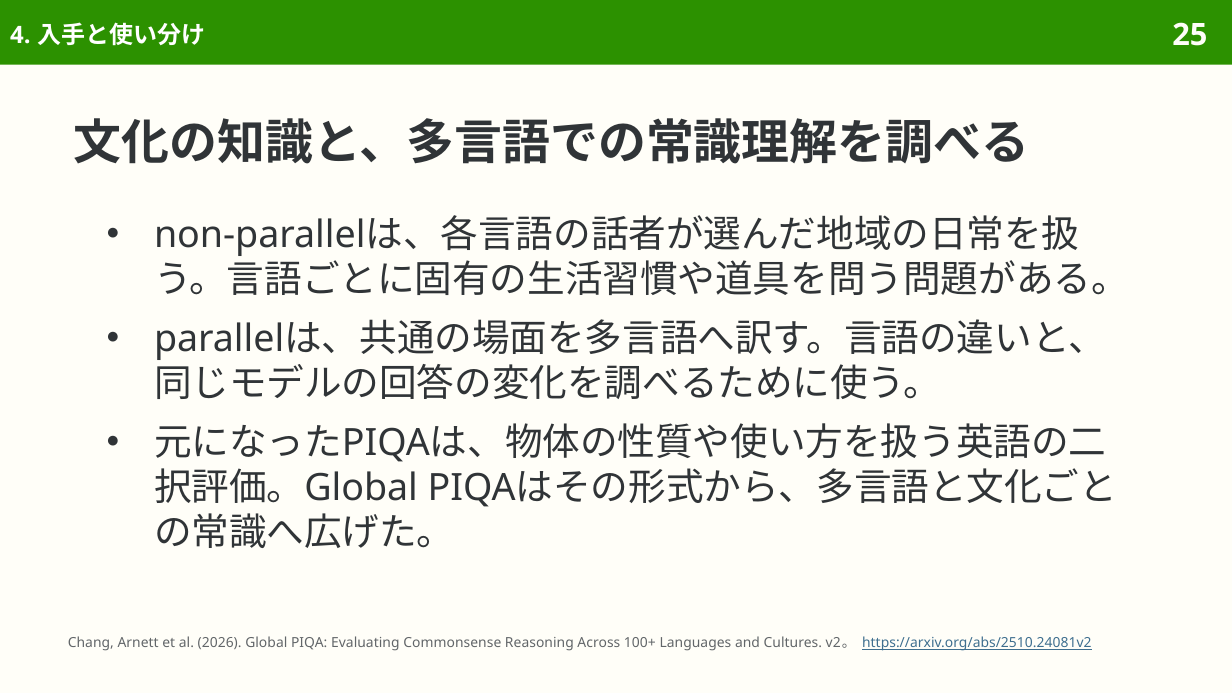
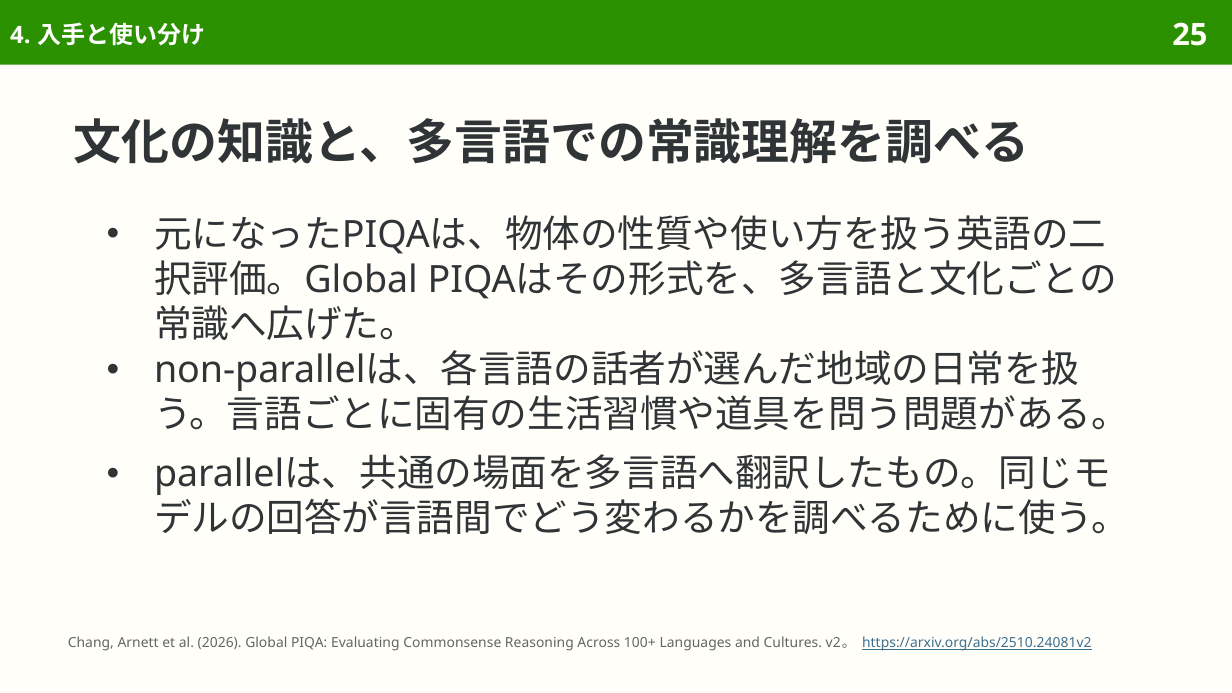
Before and after one commit to sasakiy84/datasets-in-10-minutes, a slide deck: slide 25 of slides/datasets-in-10-minutes-global-piqa.pptx. Drawn at 1232x693 pixels with LibreOffice and Linux fonts; fonts in the diff are those of the drawing. Boxes give left, top, right and bottom in pixels: in the first picture for what was removed or moved away, otherwise in the second. Text is boxed around its words. In the diff, an @@ line names an element or a change of style, - is before the commit and + after.

Commit message:
Proofread global-piqa slides page by page with Gemini

```diff
--- a/slides/datasets-in-10-minutes-global-piqa.pptx
+++ b/slides/datasets-in-10-minutes-global-piqa.pptx
@@ text at (154, 215, 1117, 340): paragraph added @@
+● 元になったPIQAは、物体の性質や使い方を扱う英語の二択評価。Global PIQAはその形式を、多言語と文化ごとの常識へ広げた。
@@ text at (154, 454, 1129, 534): text changed @@
-● parallelは、共通の場面を多言語へ訳す。言語の違いと、同じモデルの回答の変化を調べるために使う。
-● 元になったPIQAは、物体の性質や使い方を扱う英語の二択評価。Global PIQAはその形式から、多言語と文化ごとの常識へ広げた。
+● parallelは、共通の場面を多言語へ翻訳したもの。同じモデルの回答が言語間でどう変わるかを調べるために使う。
```
Also in this commit, not shown: 9 other slides changed, 7 other files.
